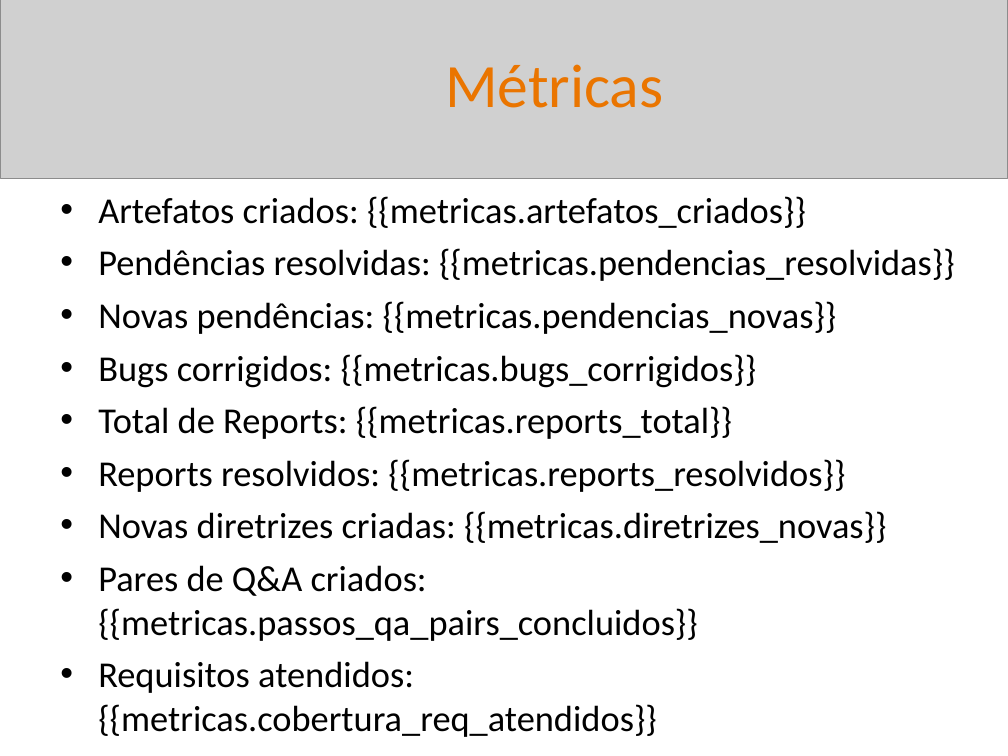
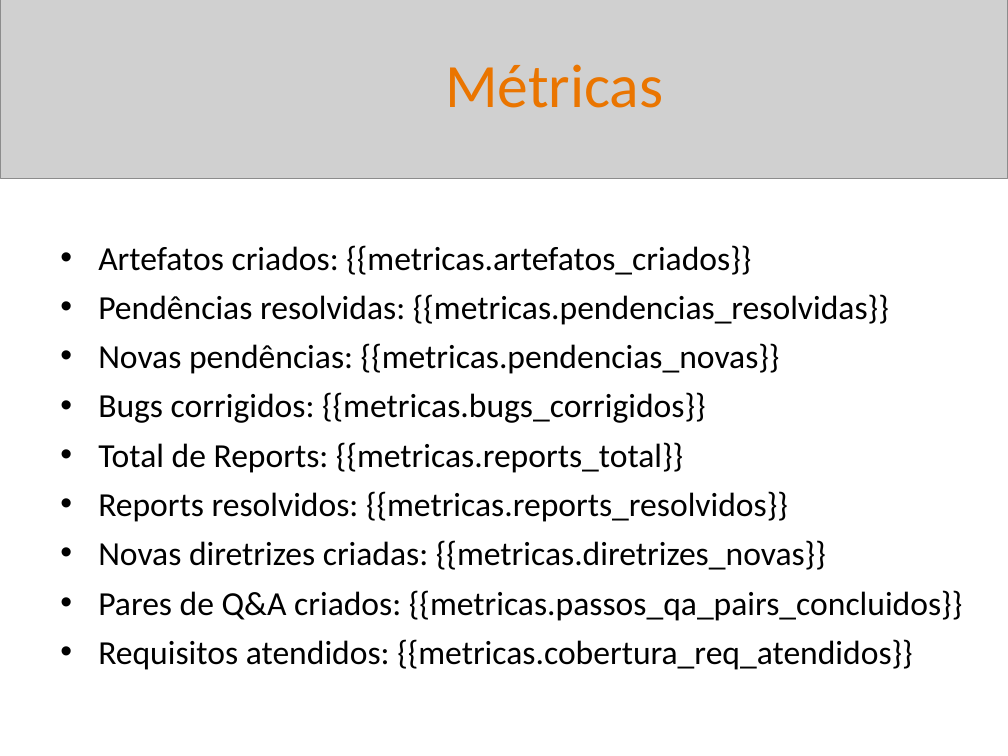
Before and after one commit to BetoFigu66/AgenteAssistenteDeVendas, a slide deck: slide 7 of artefatos/gerente_de_projetos/report_templates/template_sprint_review_interno.pptx (slide 5 before the commit). Drawn at 1008x756 pixels with LibreOffice and Linux fonts; fonts in the diff are those of the drawing; grey boxes stand for pictures. Boxes give left, top, right and bottom in pixels: in the first picture for what was removed or moved away, otherwise in the second. Text is boxed around its words. In the diff, an @@ line names an element or a change of style, - is before the commit and + after.

Commit message:
Evolução do gerente de projetos na geração de sprint report.

```diff
--- a/artefatos/gerente_de_projetos/report_templates/template_sprint_review_interno.pptx
+++ b/artefatos/gerente_de_projetos/report_templates/template_sprint_review_interno.pptx
@@ text "Artefatos criados: {{metricas.artefatos_criados}}": place and size @@
-text "Artefatos criados: {{metricas.artefatos_criados}}" at (98,196,955,693)
+text "Artefatos criados: {{metricas.artefatos_criados}}" at (98,245,962,670)
@@ text "Artefatos criados: {{metricas.artefatos_criados}}" at (98,245,962,670): size 26 to 24 pt @@
```
Also in this commit, not shown: 6 other slides changed, 4 slides added, 2 slides removed, 12 other files.
